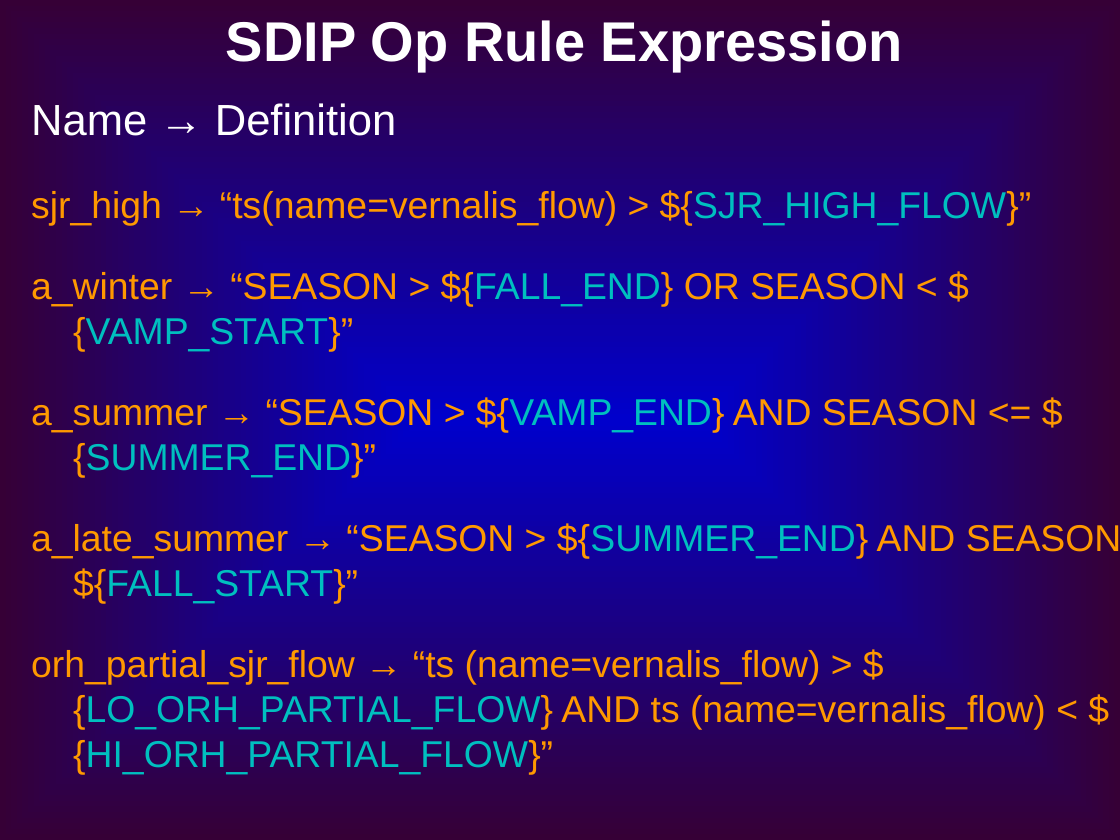
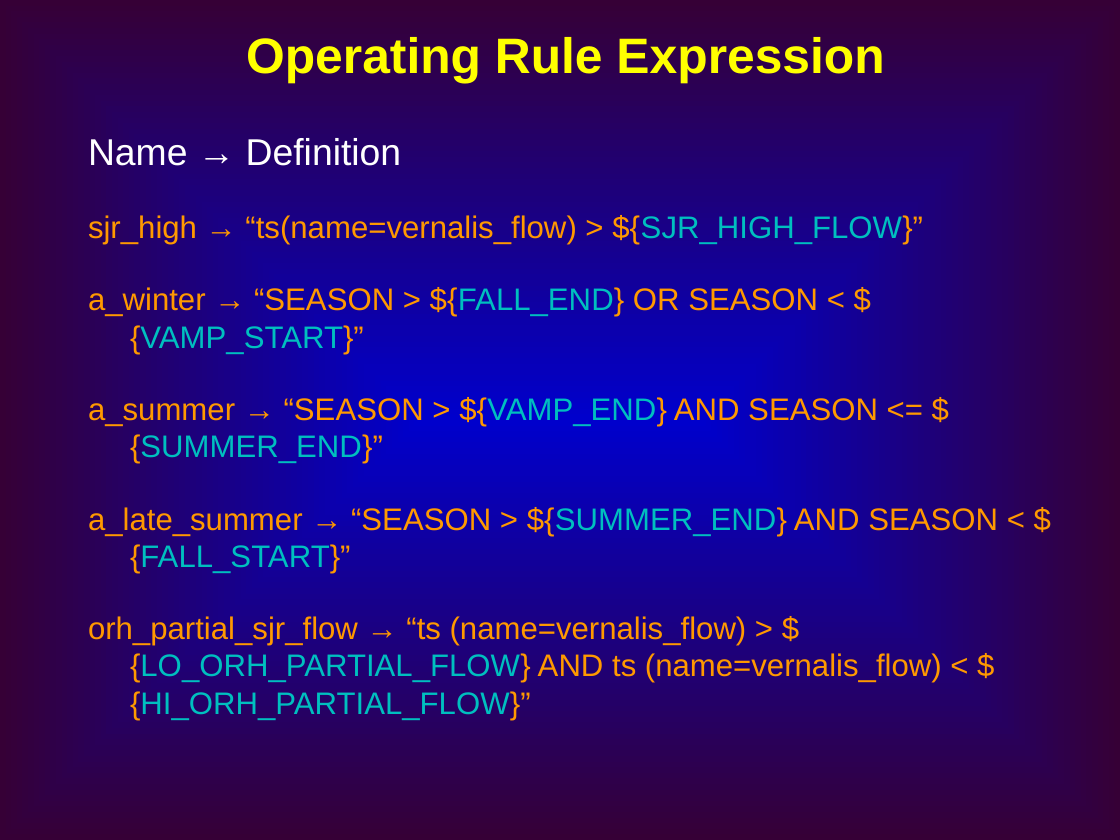
Before and after one commit to CADWRDeltaModeling/dsm2, a slide deck: slide 14 of dsm2/presentations/DSM2 Operting Rule.ppt. Drawn at 1120x840 pixels with LibreOffice and Linux fonts; fonts in the diff are those of the drawing. Boxes give left, top, right and bottom in pixels: in the first picture for what was removed or moved away, otherwise in the second. Text is boxed around its words. In the diff, an @@ line names an element or a change of style, - is before the commit and + after.

```diff
--- a/dsm2/presentations/DSM2 Operting Rule.ppt
+++ b/dsm2/presentations/DSM2 Operting Rule.ppt
@@ text at (x1=246, y1=37, x2=884, y2=83): text changed; size 36 to 32 pt; text colour #FFFFFF to #FFFF00 @@
-SDIP Op Rule Expression
+Operating Rule Expression
@@ text "Name → Definition" moved from (x1=31, y1=103, x2=1120, y2=774) to (x1=88, y1=138, x2=998, y2=720) @@
@@ text "Name → Definition" at (x1=88, y1=138, x2=998, y2=720): size 28 to 24 pt in "Name → Definition"; size 24 to 20 pt; less space between paragraphs @@
```
Also in this commit, not shown: 19 other slides changed, 1 slide added, 1 slide removed.
